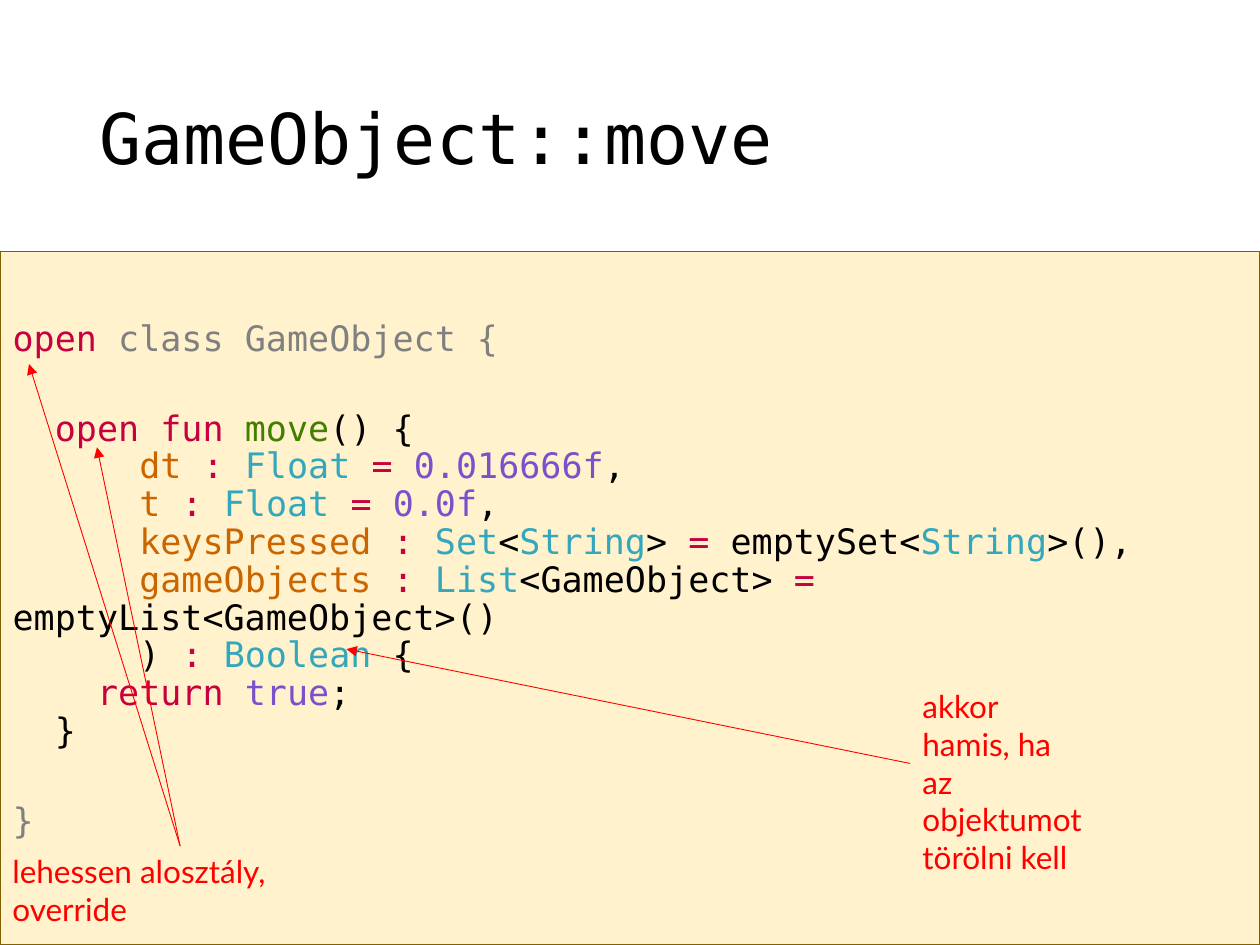
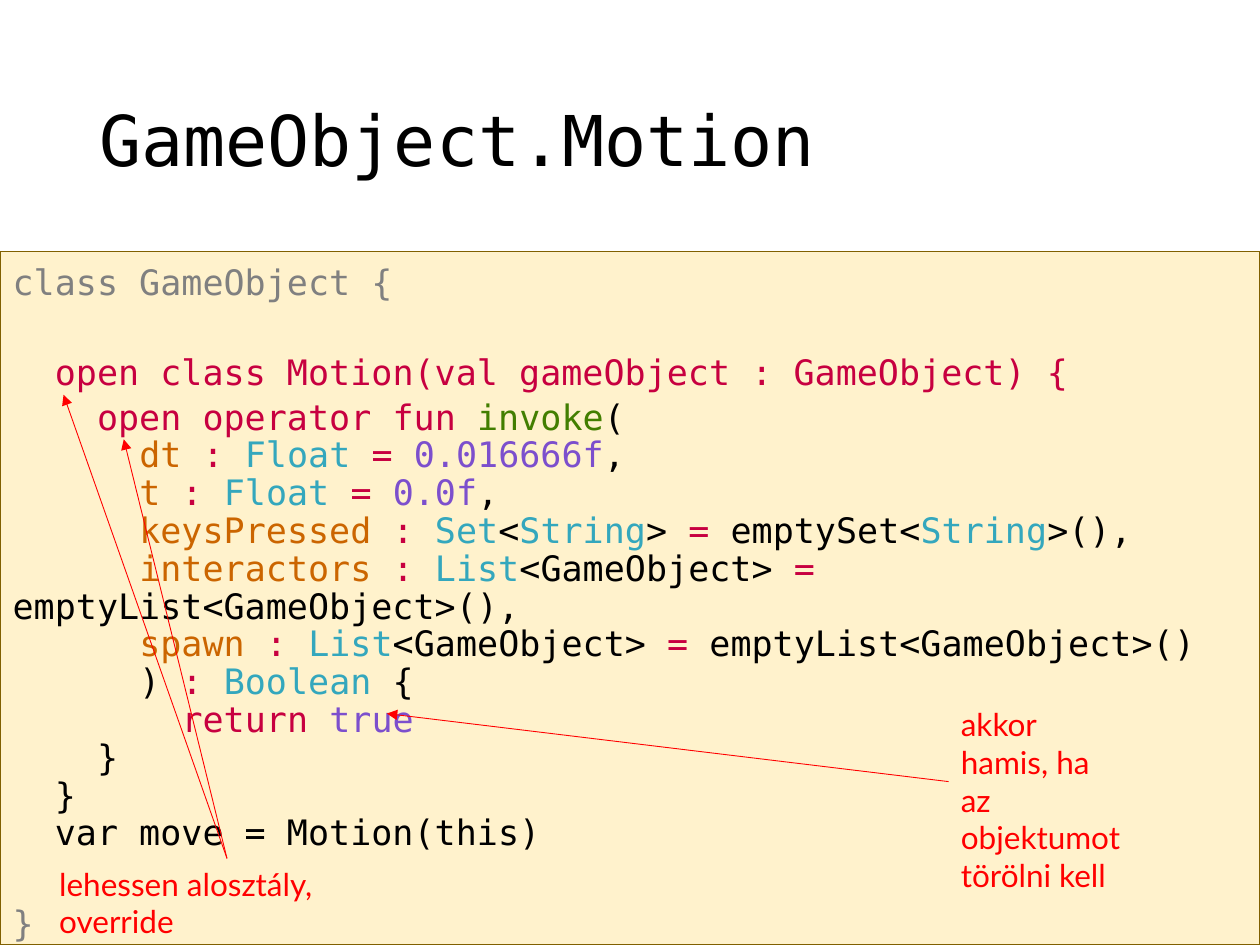
Before and after one commit to szecsi/kogfactory, a slide deck: slide 22 of projects/kog.3gr.020-gom/3gre060_physics.pptx. Drawn at 1260x945 pixels with LibreOffice and Linux fonts; fonts in the diff are those of the drawing. Boxes give left, top, right and bottom in pixels: in the first picture for what was removed or moved away, otherwise in the second. Text is boxed around its words. In the diff, an @@ line names an element or a change of style, - is before the commit and + after.

```diff
--- a/projects/kog.3gr.020-gom/3gre060_physics.pptx
+++ b/projects/kog.3gr.020-gom/3gre060_physics.pptx
@@ title at [99, 112, 815, 181]: text changed @@
-GameObject::move
+GameObject.Motion
@@ text "class GameObject {" at [0, 252, 1260, 945]: text colour #808080 to #000000 in "}"; line spacing 1.07 to 0.9 @@
@@ text at [13, 268, 1026, 438]: text changed; text colour #808080 to #C70040 @@
-open class GameObject {
-open fun move() {
+class GameObject {
+open class Motion(val gameObject : GameObject) {
+open operator fun invoke(
@@ arrow moved from (180, 847) - (29, 364) to (227, 858) - (63, 394) @@
@@ arrow moved from (180, 847) - (97, 447) to (227, 858) - (123, 440) @@
@@ text at [13, 553, 1194, 664]: text changed @@
-gameObjects : List<GameObject> = emptyList<GameObject>()
+interactors : List<GameObject> = emptyList<GameObject>(),
+spawn : List<GameObject> = emptyList<GameObject>()
@@ text at [182, 704, 413, 740]: text changed @@
-return true;
+return true
@@ arrow moved from (910, 764) - (346, 649) to (949, 781) - (387, 713) @@
@@ text "akkor hamis, ha az objektumot ...": place and size @@
-text "akkor hamis, ha az objektumot ..." at [922, 694, 1081, 870]
+text "akkor hamis, ha az objektumot ..." at [961, 712, 1120, 888]
@@ text at [55, 817, 540, 850]: paragraphs added @@
+var move = Motion(this)
+}
@@ text "lehessen alosztály, override": place and size @@
-text "lehessen alosztály, override" at [12, 859, 265, 922]
+text "lehessen alosztály, override" at [59, 872, 312, 934]
```
Also in this commit, not shown: 1 other slide changed, 1 slide added, 21 other files.
